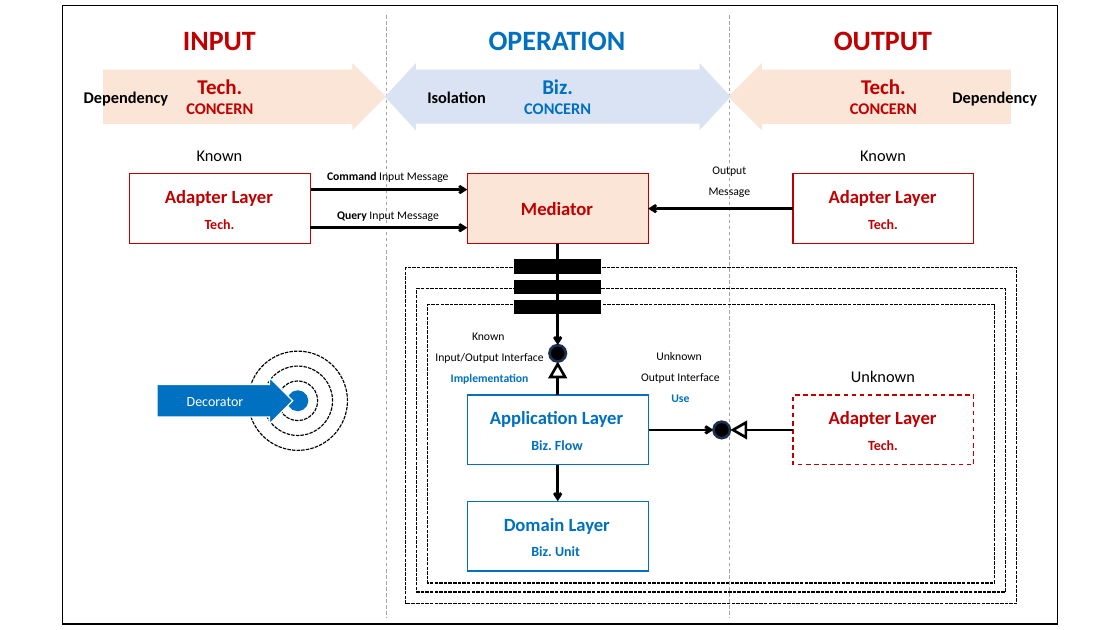
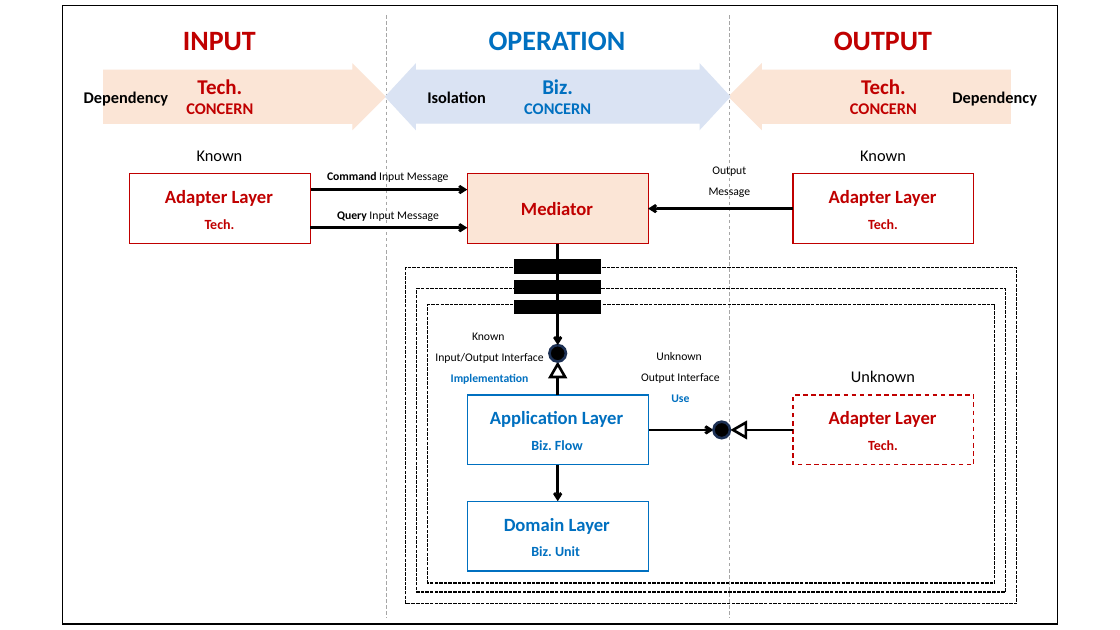
Before and after one commit to hhko/beyondcode, a slide deck: slide 14 of README.pptx. Drawn at 1120x630 pixels with LibreOffice and Linux fonts; fonts in the diff are those of the drawing. Boxes give left, top, right and bottom in pixels: in the first picture for what was removed or moved away, otherwise in the second. Text is boxed around its words. In the diff, an @@ line names an element or a change of style, - is before the commit and + after.

```diff
--- a/README.pptx
+++ b/README.pptx
@@ ellipse removed at [249,351,348,450] @@
@@ right arrow removed at [157,377,292,423] @@
@@ ellipse removed at [263,366,333,436] @@
@@ ellipse removed at [278,381,318,420] @@
@@ text removed at [187,397,244,406] @@
-Decorator
@@ ellipse removed at [288,391,308,411] @@
```
Also in this commit, not shown: 1 other slide changed.
